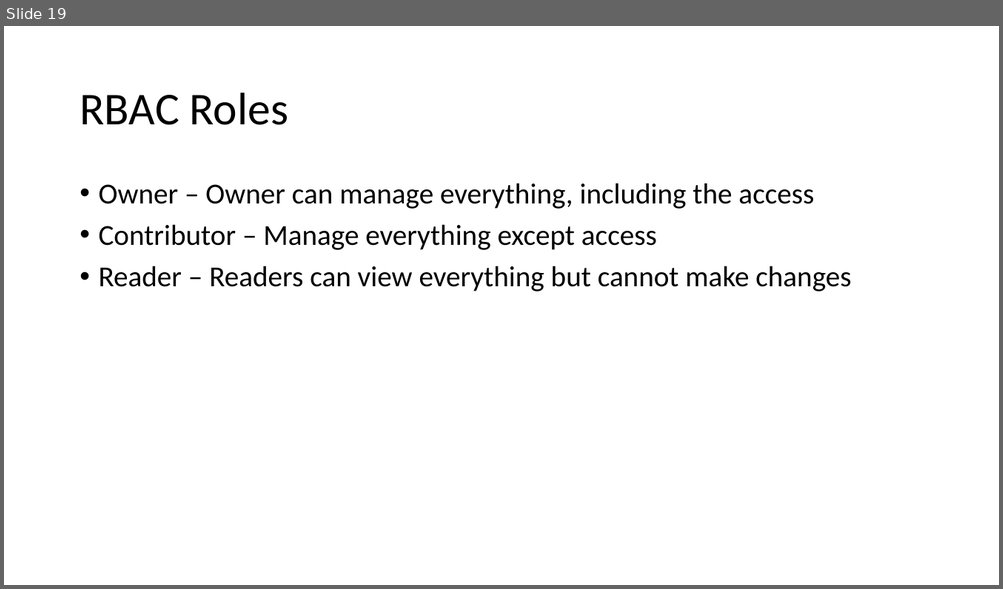
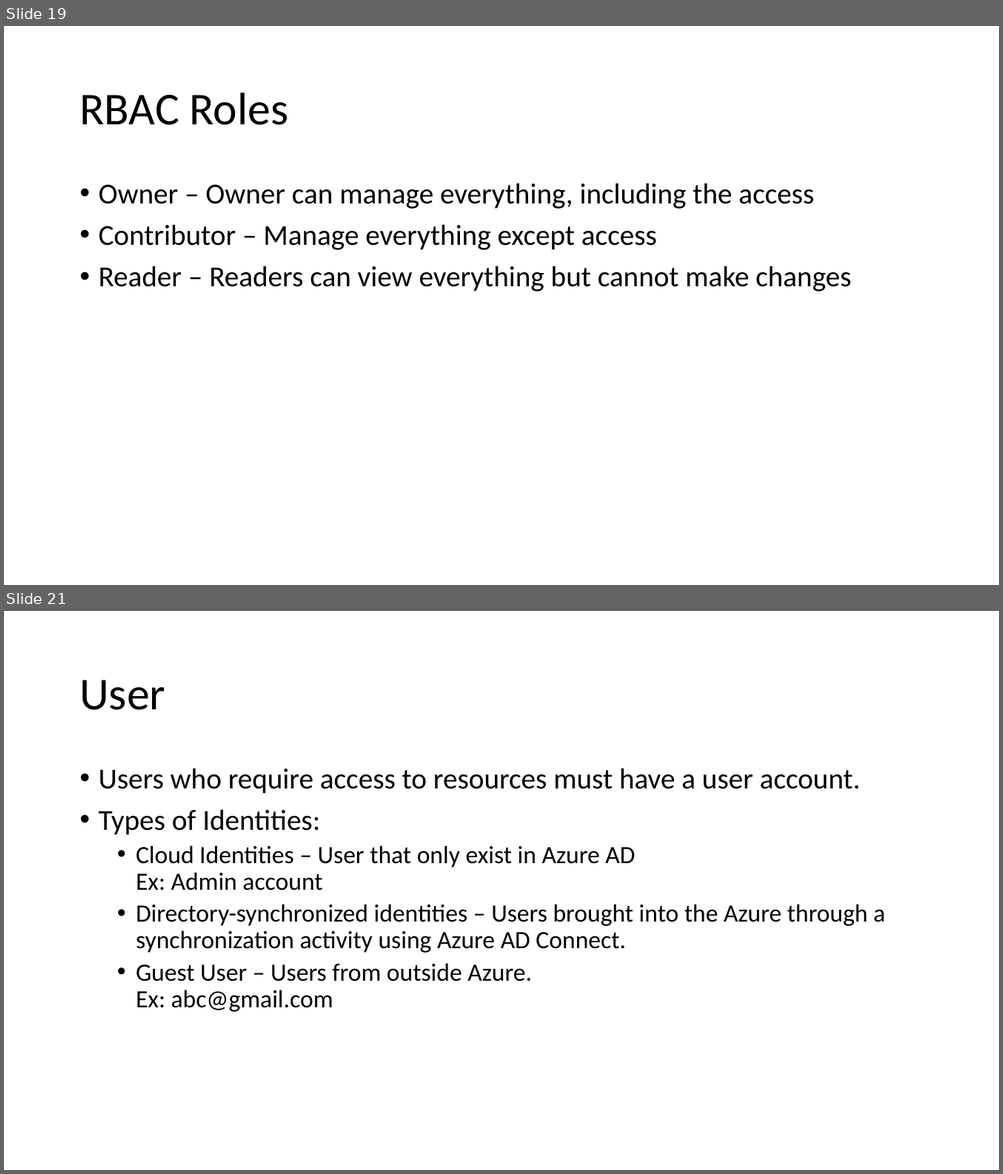
Before and after one commit to CentaurNZ/8-Oct-AZ104, a slide deck: Governance and Compliance.pptx. Shown one above the other, each under a label of ours: slide 19 before the commit, slides 19 and 21 after it; the slides between them are not shown. The pictures are 1003x589 and 1003x1174 pixels, drawn with LibreOffice and Linux fonts; fonts in the diff are those of the drawing. Boxes give left, top, right and bottom in pixels: in the first picture for what was removed or moved away, otherwise in the second. Text is boxed around its words. In the diff, an @@ line names an element or a change of style, - is before the commit and + after.

Commit message:
Day 2

```diff
--- a/Governance and Compliance.pptx
+++ b/Governance and Compliance.pptx
@@ slide 21 added at (x1=4, y1=611, x2=999, y2=1170), background #FFFFFF @@
@@ title added at (x1=79, y1=680, x2=165, y2=710), 44 pt, text #000000 @@
+User
@@ text added at (x1=99, y1=768, x2=885, y2=1012), 24 pt, text #000000 @@
+• Users who require access to resources must have a user account.
+• Types of Identities:
+  • Cloud Identities – User that only exist in Azure AD
+    Ex: Admin account
+  • Directory-synchronized identities – Users brought into the Azure through a synchronization activity using Azure AD Connect.
+  • Guest User – Users from outside Azure.
+    Ex: abc@gmail.com
```
Also in this commit, not shown: 3 other slides added.
